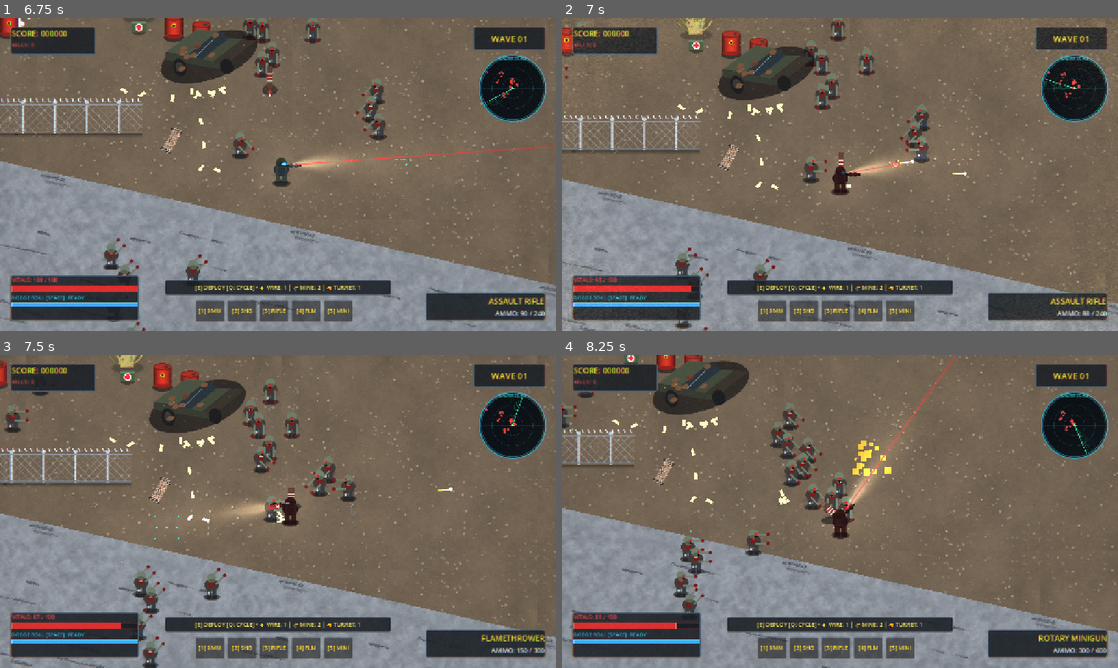
Above: before the commit, frames 1-4 (two rows, left to right).
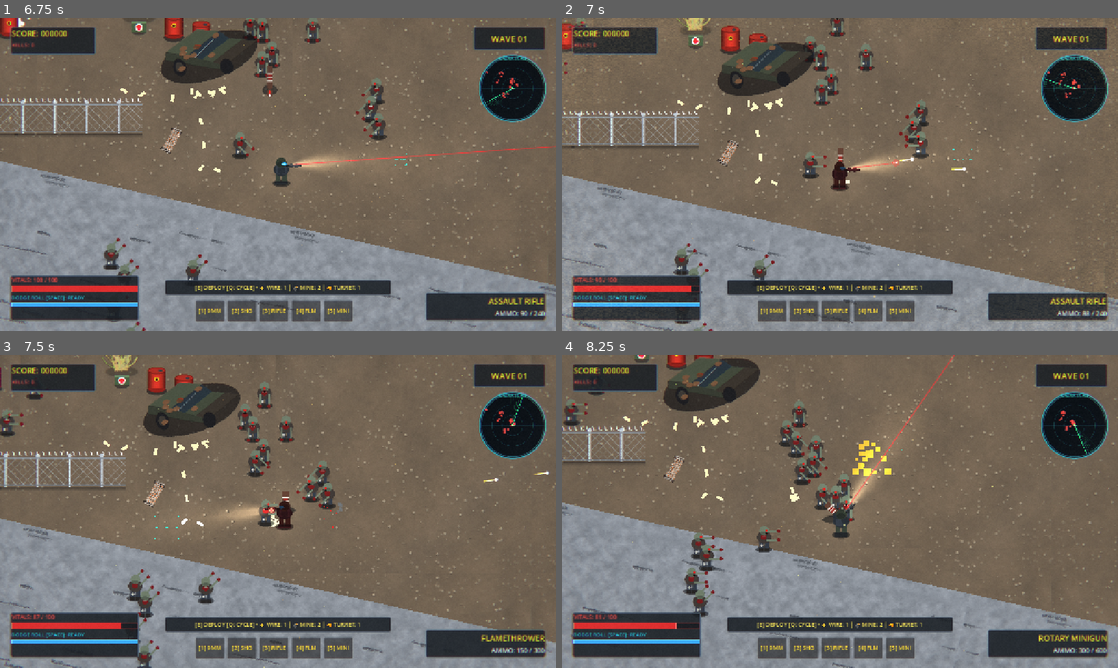
Above: after the commit, the same moments.

Repository: Beeplap/Killem
Game: Godot game, scene res://scenes/MainLevel.tscn
Two runs of this game, one before a commit and one after it. Both use one fixed random seed, a clock stepped at 60 frames per second and the inputs below.
Inputs (mouse positions are in pixels of both pictures, inside the frame that each line leads up to):
- Up to frame 1 (6.75 s): tap Enter at 0.5, 3.6 s; move the mouse to (400, 158) at 0.52 s; press the mouse at (400, 158) at 0.53 s; hold D (move_right) 0.53-1.28 s; move the mouse to (166, 190) at 1.27 s; release the mouse at (166, 190) at 1.28 s; hold S (move_down) 1.28-2.03 s; tap Space (dodge_roll) at 1.35 s; click (166, 190) at 1.55 s; move the mouse to (333, 105) at 2.02 s; press the mouse at (333, 105) at 2.03 s; hold D (move_right) 2.03-2.78 s; move the mouse to (250, 237) at 2.77 s; release the mouse at (250, 237) at 2.78 s; hold W (move_up) 2.78-3.53 s; tap E at 2.85 s; click (250, 237) at 3.05 s; move the mouse to (444, 221) at 3.52 s; press the mouse at (444, 221) at 3.53 s; hold A (move_left) 3.53-5.03 s; move the mouse to (111, 127) at 4.27 s; release the mouse at (111, 127) at 4.28 s; tap R at 4.35 s; click (111, 127) at 4.55 s; move the mouse to (305, 174) at 5.02 s; press the mouse at (305, 174) at 5.03 s; hold S (move_down) 5.03-5.78 s; tap 1 at 5.1 s; move the mouse to (194, 96) at 5.77 s; release the mouse at (194, 96) at 5.78 s; hold D (move_right) 5.78-6.53 s; tap 2 at 5.85 s; click (194, 96) at 6.05 s; move the mouse to (400, 158) at 6.52 s; press the mouse at (400, 158) at 6.53 s; hold W (move_up) from 6.53 s (still down); tap 3 at 6.6 s
- Up to frame 2 (7 s): keep holding W (move_up)
- Up to frame 3 (7.5 s): move the mouse to (166, 527) at 7.27 s; release W (move_up) at 7.28 s; release the mouse at (166, 527) at 7.28 s; hold D (move_right) from 7.28 s (still down); tap 4 at 7.35 s
- Up to frame 4 (8.25 s): click (728, 527) at 7.55 s; move the mouse to (895, 442) at 8.02 s; release D (move_right) at 8.03 s; press the mouse at (895, 442) at 8.03 s; hold S (move_down) from 8.03 s (still down); tap 5 at 8.1 s

Frame 1 is identical in both runs. In frame 2, 9.8% of the frame differs, in the area x 0-100%, y 0-100%; in frame 3, 12%; in frame 4, 11%.

Commit message:
Remove screen shake completely from AK / Assault Rifle; make footstep audio subtle and reduce stride frequency

Diff:
--- a/default_bus_layout.tres
+++ b/default_bus_layout.tres
@@ -77,7 +77,7 @@
 bus/5/solo = false
 bus/5/mute = false
 bus/5/bypass_fx = false
-bus/5/volume_db = -1.0
+bus/5/volume_db = -12.0
 bus/5/send = &"SFX"
 
 bus/6/name = &"Pickups_UI"
--- a/scripts/audio_manager.gd
+++ b/scripts/audio_manager.gd
@@ -247,6 +247,7 @@
 		# 3D Positional Audio
 		var player3d = _pool_3d[_idx_3d]
 		_idx_3d = (_idx_3d + 1) % POOL_SIZE_3D
+		player3d.volume_db = 0.0
 		player3d.bus = bus
 		player3d.stream = stream
 		player3d.global_position = pos
@@ -256,6 +257,7 @@
 		# 2D Positional Audio
 		var player2d = _pool_2d[_idx_2d]
 		_idx_2d = (_idx_2d + 1) % POOL_SIZE_2D
+		player2d.volume_db = 0.0
 		player2d.bus = bus
 		player2d.stream = stream
 		player2d.global_position = pos
@@ -265,6 +267,7 @@
 		# Non-positional UI / HUD Audio
 		var player_ui = _pool_ui[_idx_ui]
 		_idx_ui = (_idx_ui + 1) % POOL_SIZE_UI
+		player_ui.volume_db = 0.0
 		player_ui.bus = bus
 		player_ui.stream = stream
 		player_ui.play()
@@ -320,13 +323,15 @@
 func play_footstep(surface_type: String, pos = null) -> void:
 	var sound_name = "footstep_concrete"
 	match surface_type.to_lower():
-		"gravel", "ballast", "dirt":
+		"gravel", "ballast", "dirt", "grass":
 			sound_name = "footstep_gravel"
 		"metal", "tracks", "railway":
 			sound_name = "footstep_metal"
 		_:
 			sound_name = "footstep_concrete"
-	play_sound(sound_name, pos, BUS_FOLEY)
+	var p = play_sound(sound_name, pos, BUS_FOLEY)
+	if p:
+		p.volume_db = -8.0
 
 func stop_all() -> void:
 	for p in _pool_3d:
--- a/scripts/player.gd
+++ b/scripts/player.gd
@@ -107,7 +107,7 @@
 			cycle_deployable()
 
 var footstep_distance_traveled: float = 0.0
-const FOOTSTEP_STRIDE_LENGTH: float = 52.0
+const FOOTSTEP_STRIDE_LENGTH: float = 110.0
 
 func cycle_deployable() -> void:
 	active_deployable_type = (active_deployable_type + 1) % 3
@@ -397,7 +397,7 @@
 			if bullet_pool:
 				bullet_pool.spawn_bullet(spawn_pos, base_dir.rotated(spread), 32.0, 1050.0, 1.8)
 			fire_cooldown = 0.095
-			add_trauma(0.18)
+			# Screen shake removed completely for Assault Rifle / AK
 			if tactical_crosshair:
 				tactical_crosshair.add_bloom(9.5)
 			PlayerShooting.play_weapon_fire_audio("rifle", global_position)
--- a/scripts/player_3d.gd
+++ b/scripts/player_3d.gd
@@ -171,7 +171,7 @@
 
 	if is_on_floor() and Vector2(velocity.x, velocity.z).length_squared() > 0.5:
 		_footstep_dist += Vector2(velocity.x, velocity.z).length() * delta
-		if _footstep_dist >= 1.65:
+		if _footstep_dist >= 2.4:
 			_footstep_dist = 0.0
 			_play_surface_footstep_3d()
 
@@ -295,7 +295,7 @@
 			spawn_projectile(spawn_pos, spread_dir, 32.0, 56.0, 1.8, 0)
 			fire_cooldown = 0.092
 			recoil_kick = 0.045
-			add_trauma(0.16)
+			# Screen shake removed completely for Assault Rifle / AK
 			PlayerShooting.play_weapon_fire_audio("rifle", spawn_pos)
 
 		WeaponType3D.FLAMETHROWER:
